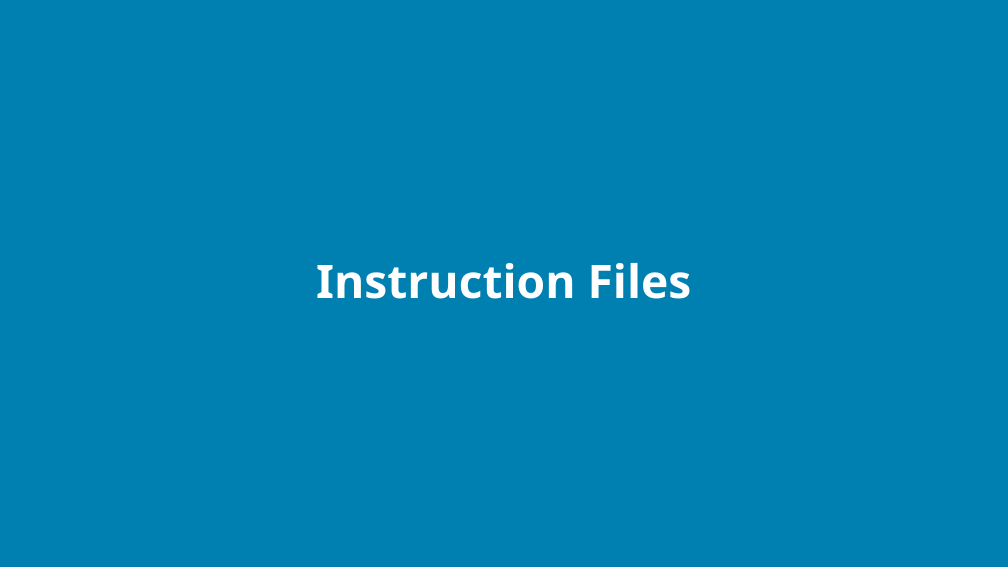
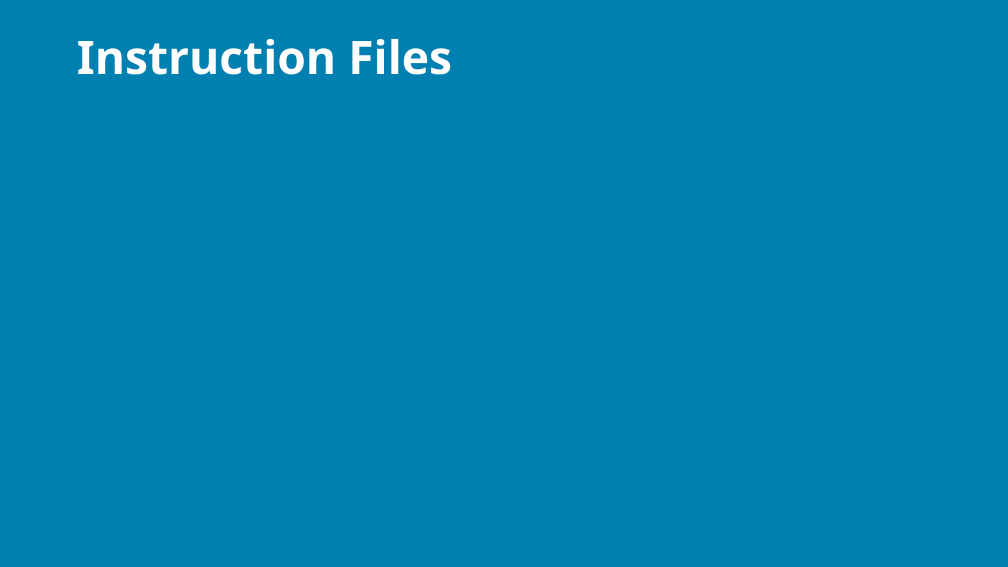
Before and after one commit to j0hnnymiller/AI-Assisted-Software-Development, a slide deck: slide 125 of slides/output/aiasd-311-monday-draft.pptx (slide 135 before the commit). Drawn at 1008x567 pixels with LibreOffice and Linux fonts; fonts in the diff are those of the drawing; background and template pictures are left out. Boxes give left, top, right and bottom in pixels: in the first picture for what was removed or moved away, otherwise in the second. Text is boxed around its words. In the diff, an @@ line names an element or a change of style, - is before the commit and + after.

Commit message:
refactor: migrate course manifests and slides to decks format

```diff
--- a/slides/output/aiasd-311-monday-draft.pptx
+++ b/slides/output/aiasd-311-monday-draft.pptx
@@ title "Instruction Files": place and size @@
-title "Instruction Files" at [316,263,692,299]
+title "Instruction Files" at [77,39,452,75]
@@ title "Instruction Files" at [77,39,452,75]: alignment centre to left @@
```
Also in this commit, not shown: 129 other slides changed, 3 slides added, 25 slides removed, 31 other files.
